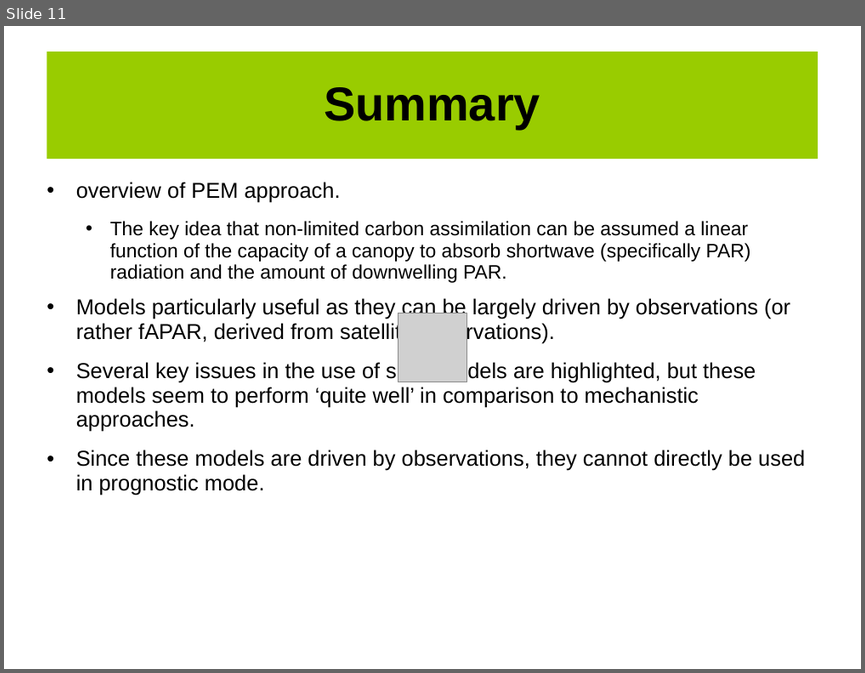
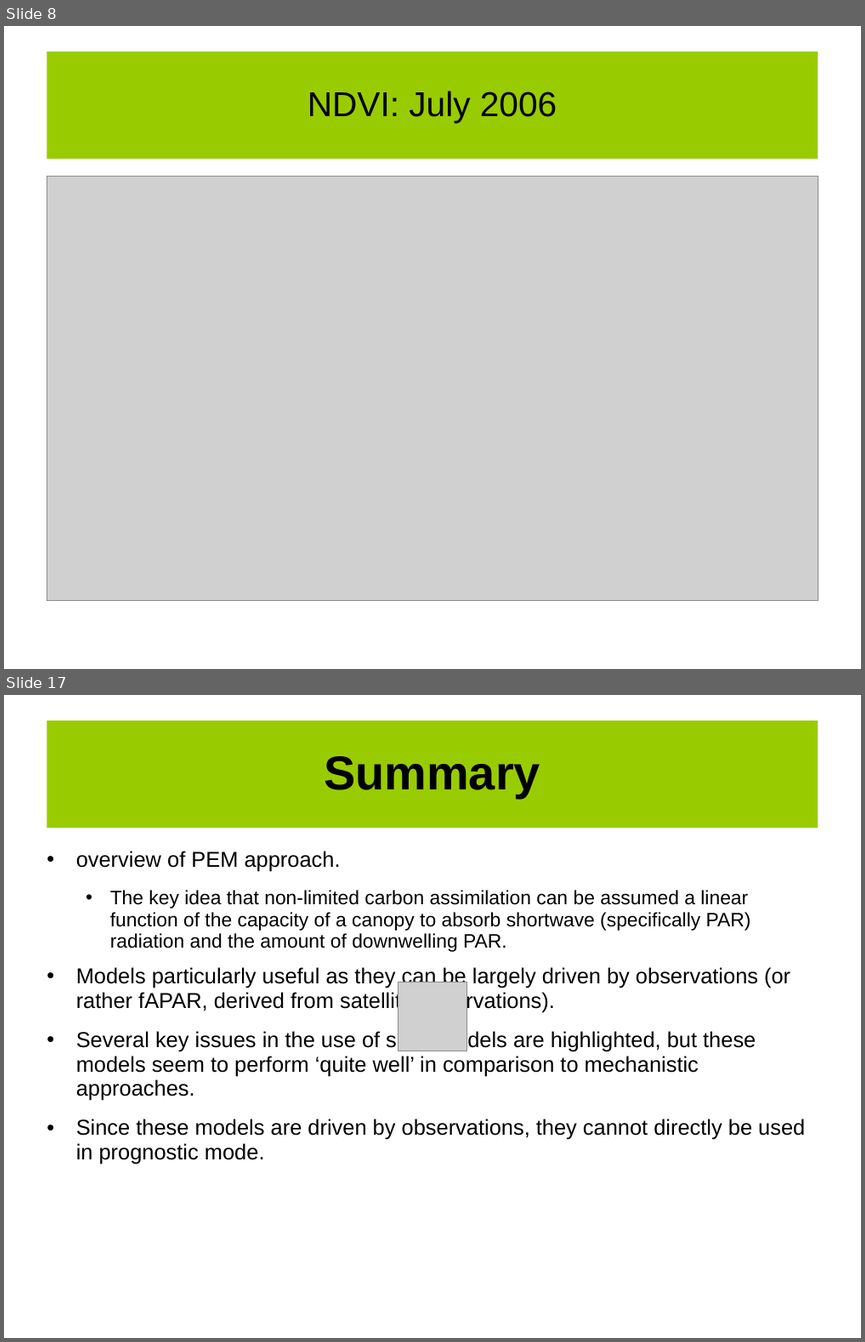
Before and after one commit to UCL-EO/geog0133, a slide deck: docs/ppt/GEOG0113-008.pptx. Shown one above the other, each under a label of ours: slide 11 before the commit, slides 8 and 17 after it; the slides between them are not shown. The pictures are 865x673 and 865x1342 pixels, drawn with LibreOffice and Linux fonts; fonts in the diff are those of the drawing; grey boxes stand for pictures; background and template pictures are left out. Boxes give left, top, right and bottom in pixels: in the first picture for what was removed or moved away, otherwise in the second. Text is boxed around its words. In the diff, an @@ line names an element or a change of style, - is before the commit and + after.

```diff
--- a/docs/ppt/GEOG0113-008.pptx
+++ b/docs/ppt/GEOG0113-008.pptx
@@ slide 8 added at [4, 26, 861, 669], background #FFFFFF @@
@@ title added at [46, 52, 818, 159], fill #99CC00, 32 pt, text #000000 @@
+NDVI: July 2006
@@ picture added at [46, 176, 818, 600] @@
@@ what was slide 11 is now slide 17 @@
```
Also in this commit, not shown: 10 slides changed, 5 other slides added, 2 other files.
